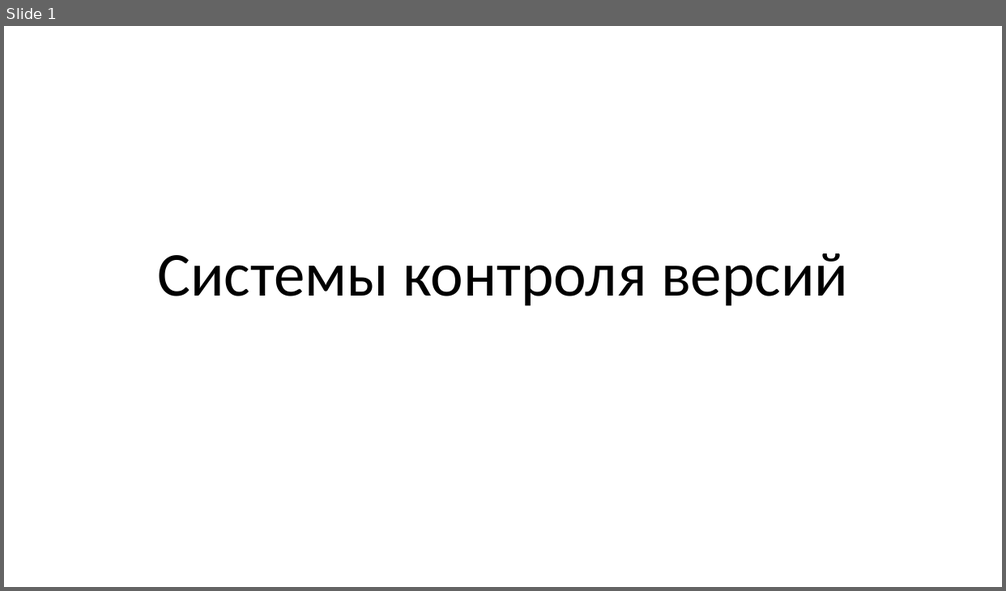
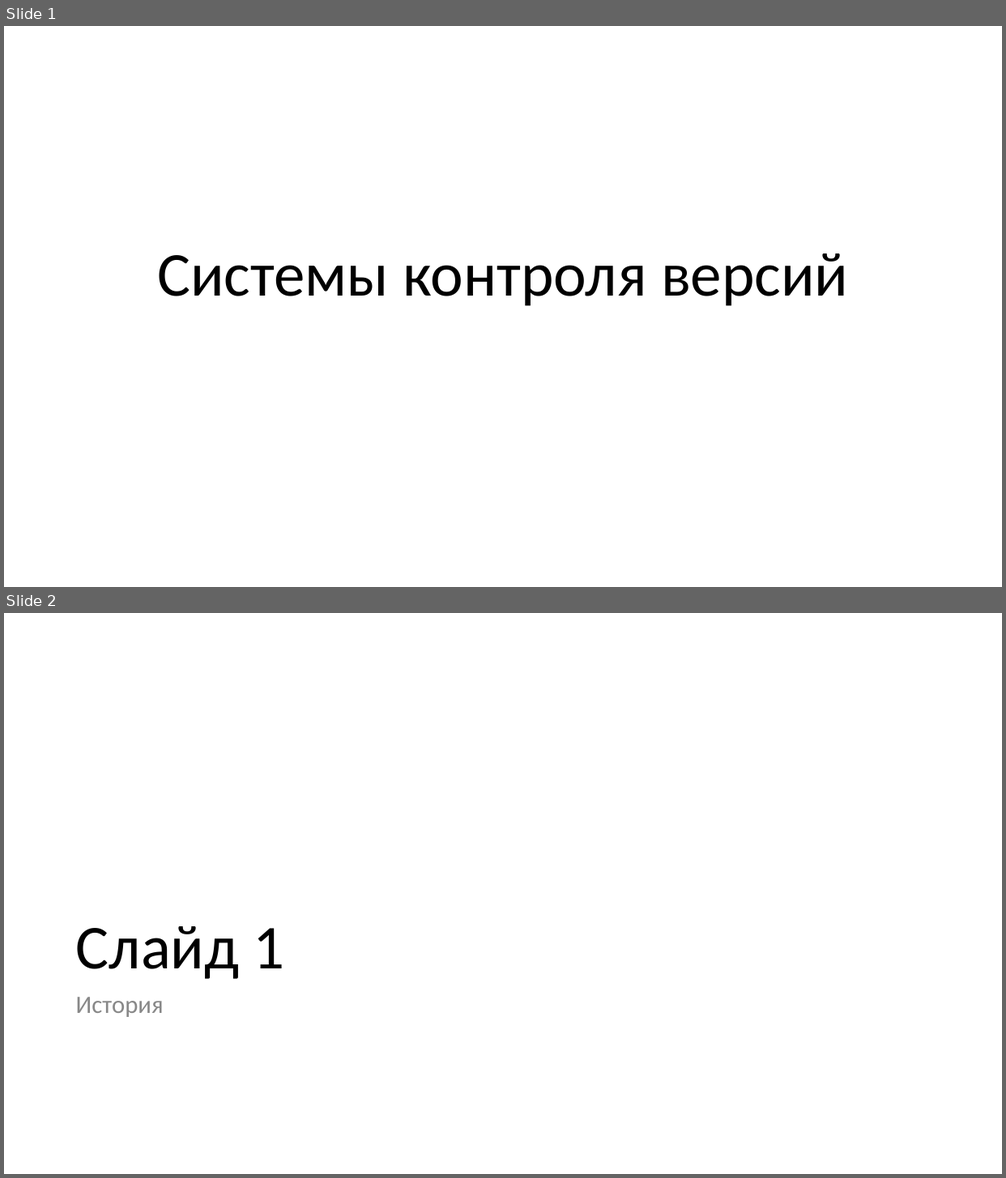
Before and after one commit to waxlight/presentation, a slide deck: Системы контроля версий.pptx. Shown one above the other, each under a label of ours: slide 1 before the commit, slides 1 and 2 after it. The pictures are 1006x591 and 1006x1178 pixels, drawn with LibreOffice and Linux fonts; fonts in the diff are those of the drawing. Boxes give left, top, right and bottom in pixels: in the first picture for what was removed or moved away, otherwise in the second. Text is boxed around its words. In the diff, an @@ line names an element or a change of style, - is before the commit and + after.

```diff
--- a/Системы контроля версий.pptx
+++ b/Системы контроля версий.pptx
@@ slide 2 added at bbox=[4, 613, 1002, 1174], background #FFFFFF @@
@@ title added at bbox=[76, 926, 285, 979], 60 pt, text #000000 @@
+Слайд 1
@@ text added at bbox=[76, 997, 164, 1017], 24 pt, text #888888 @@
+История
```
